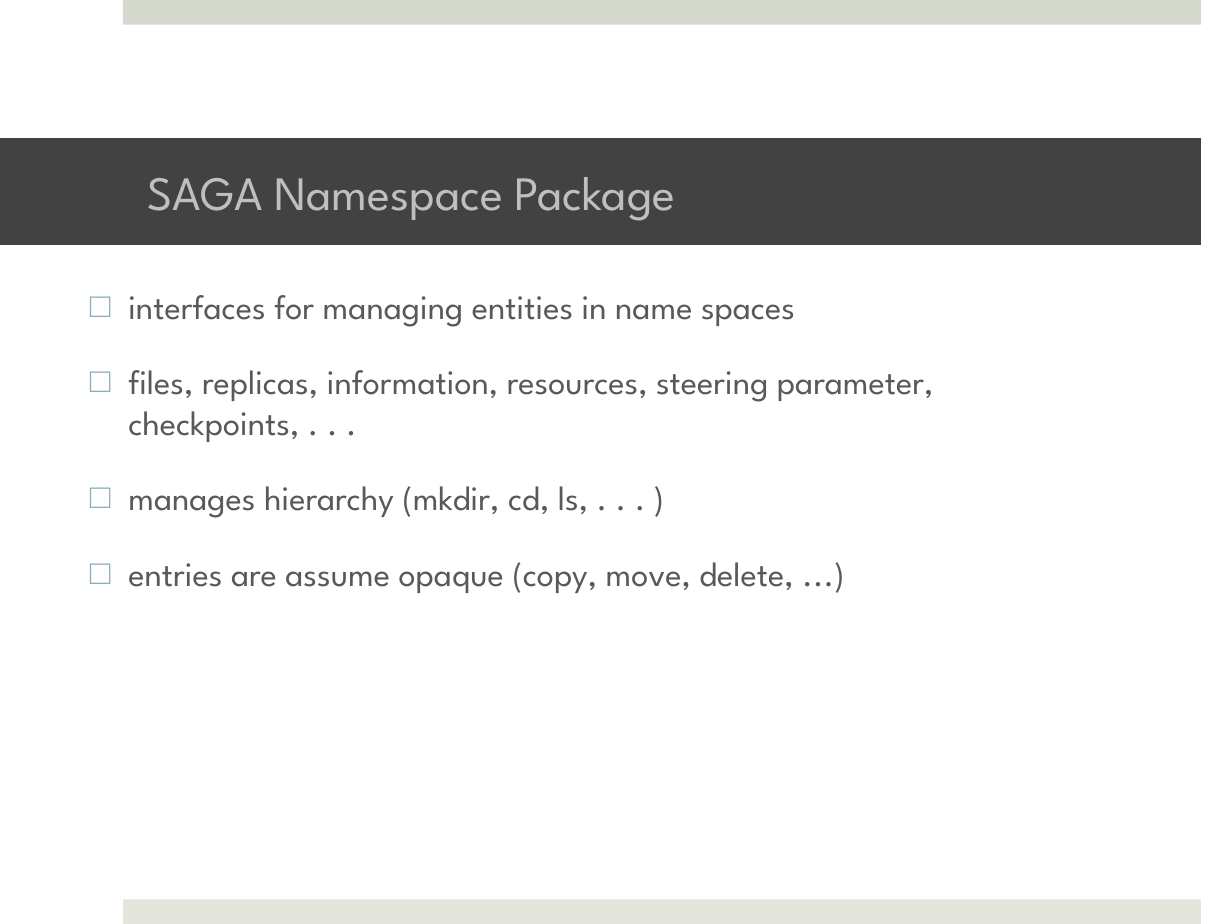
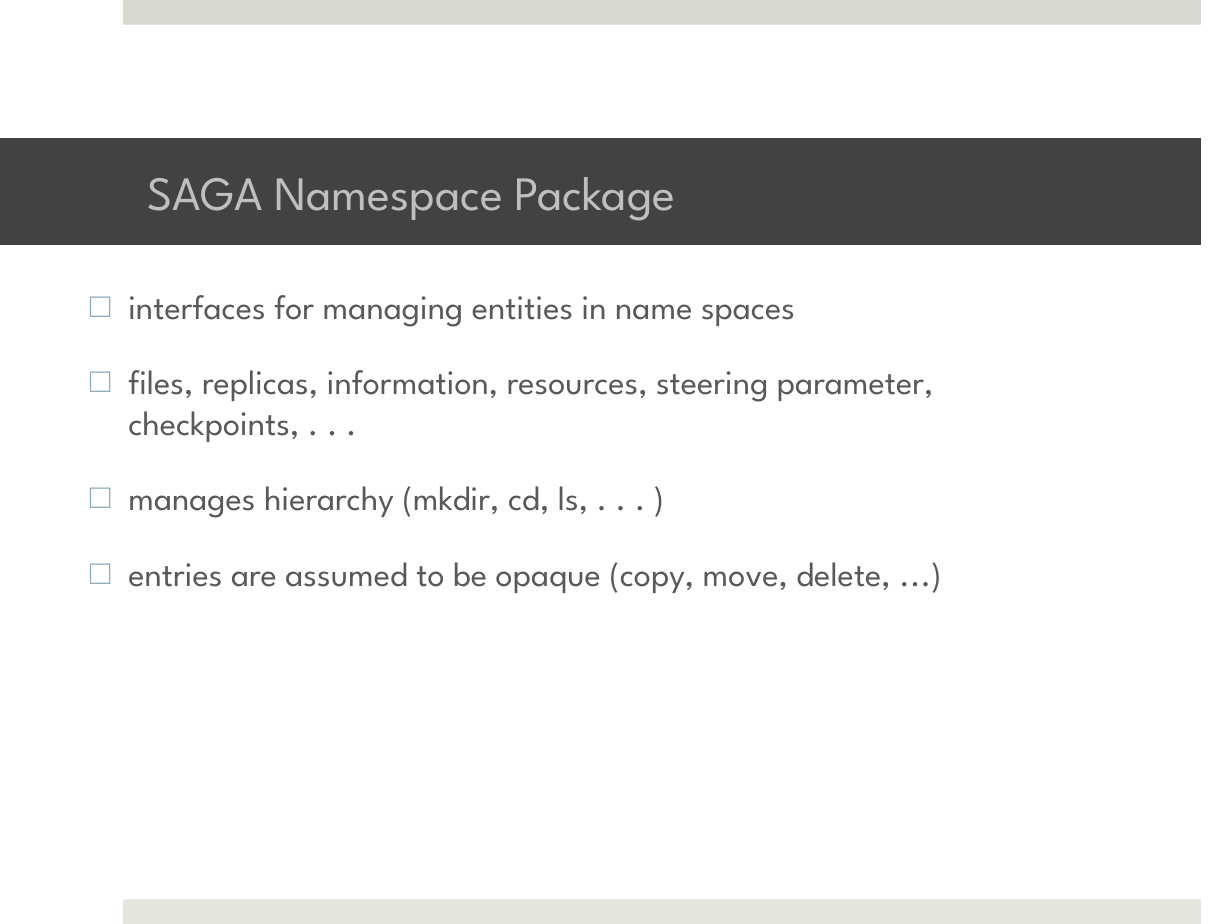
Before and after one commit to saga-project/saga-cpp-legacy-projects, a slide deck: slide 22 of tutorial/general_tutorial/API-Intro-short.pptx. Drawn at 1232x924 pixels with LibreOffice and Linux fonts; fonts in the diff are those of the drawing; background and template pictures are left out. Boxes give left, top, right and bottom in pixels: in the first picture for what was removed or moved away, otherwise in the second. Text is boxed around its words. In the diff, an @@ line names an element or a change of style, - is before the commit and + after.

```diff
--- a/tutorial/general_tutorial/API-Intro-short.pptx
+++ b/tutorial/general_tutorial/API-Intro-short.pptx
@@ text at (128, 562, 890, 593): text changed @@
-□ entries are assume opaque (copy, move, delete, ...)
+□ entries are assumed to be opaque (copy, move, delete, ...)
```
Also in this commit, not shown: 2 other slides changed.
